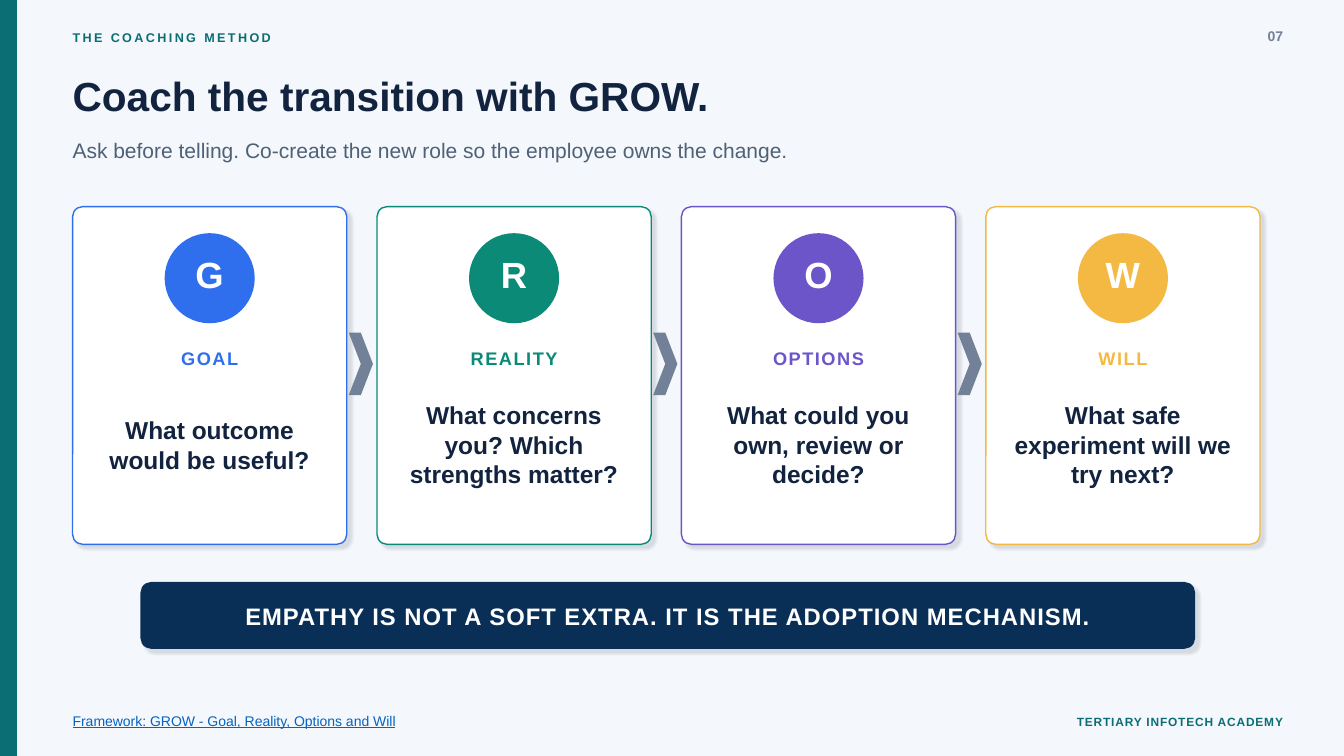
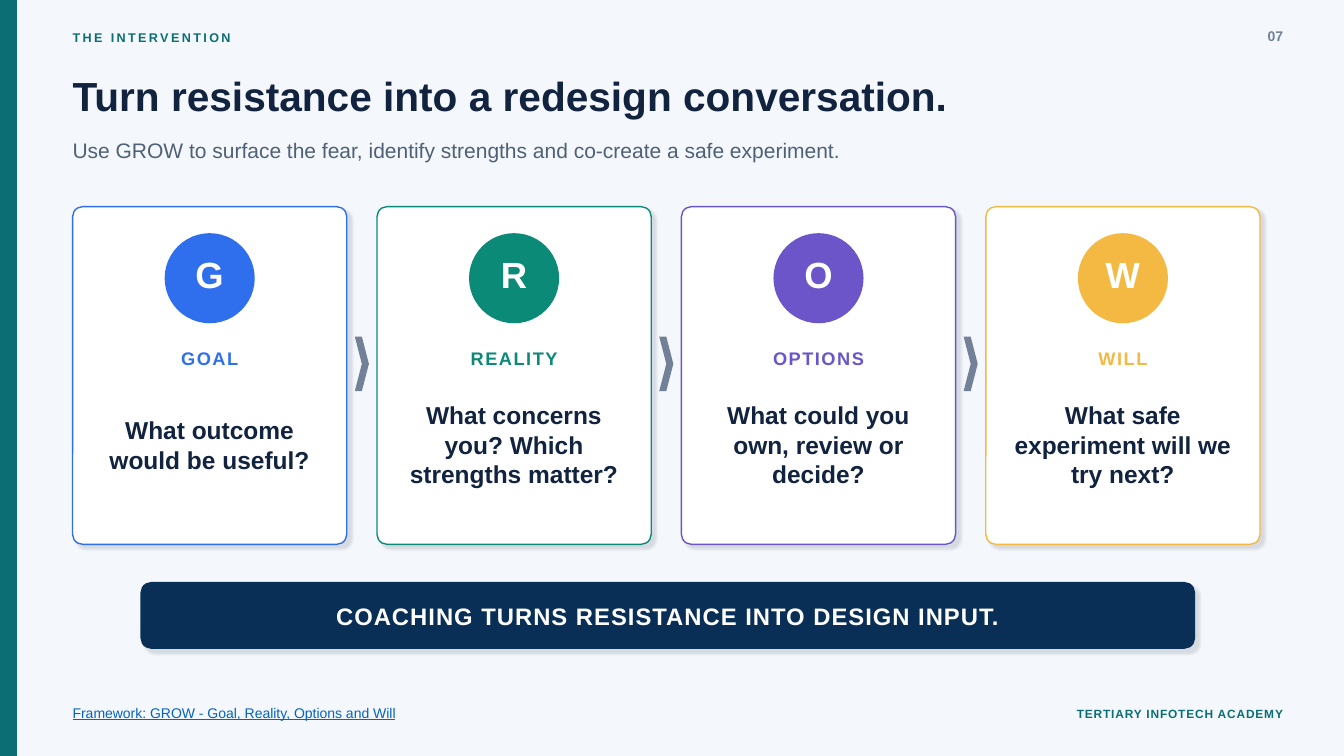
Before and after one commit to alfredang/AICoahcing, a slide deck: slide 7 of presentation/Dr-Alfred-Work-Redesign-for-Managing-AI-Agents.pptx. Drawn at 1344x756 pixels with LibreOffice and Linux fonts; fonts in the diff are those of the drawing. Boxes give left, top, right and bottom in pixels: in the first picture for what was removed or moved away, otherwise in the second. Text is boxed around its words. In the diff, an @@ line names an element or a change of style, - is before the commit and + after.

Commit message:
feat: sharpen job redesign business pitch

```diff
--- a/presentation/Dr-Alfred-Work-Redesign-for-Managing-AI-Agents.pptx
+++ b/presentation/Dr-Alfred-Work-Redesign-for-Managing-AI-Agents.pptx
@@ text at <box>73,33,231,42</box>: text changed @@
-THE COACHING METHOD
+THE INTERVENTION
@@ text at <box>73,81,947,119</box>: text changed @@
-Coach the transition with GROW.
+Turn resistance into a redesign conversation.
@@ text at <box>73,143,840,163</box>: text changed @@
-Ask before telling. Co-create the new role so the employee owns the change.
+Use GROW to surface the fear, identify strengths and co-create a safe experiment.
@@ chevron: place and size @@
-chevron at <box>349,333,373,395</box>
+chevron at <box>355,337,369,391</box>
@@ chevron: place and size @@
-chevron at <box>653,333,678,395</box>
+chevron at <box>659,337,674,391</box>
@@ chevron: place and size @@
-chevron at <box>958,333,982,395</box>
+chevron at <box>964,337,978,391</box>
@@ text at <box>336,608,998,626</box>: text changed @@
-EMPATHY IS NOT A SOFT EXTRA. IT IS THE ADOPTION MECHANISM.
+COACHING TURNS RESISTANCE INTO DESIGN INPUT.
@@ text "Framework: GROW - Goal, Reality, ...": place and size @@
-text "Framework: GROW - Goal, Reality, ..." at <box>73,716,395,729</box>
+text "Framework: GROW - Goal, Reality, ..." at <box>73,708,395,721</box>
@@ text "TERTIARY INFOTECH ACADEMY": place and size @@
-text "TERTIARY INFOTECH ACADEMY" at <box>1077,717,1283,726</box>
+text "TERTIARY INFOTECH ACADEMY" at <box>1077,709,1283,718</box>
```
Also in this commit, not shown: 9 other slides changed, 3 other files.
